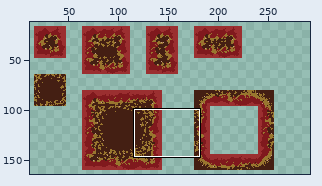
Pixel-art file, stored at assets/background/RussetGroveTilemap.aseprite. The picture above shows the old version from afar; the outline marks the close-up.
Close-up. Earlier state:
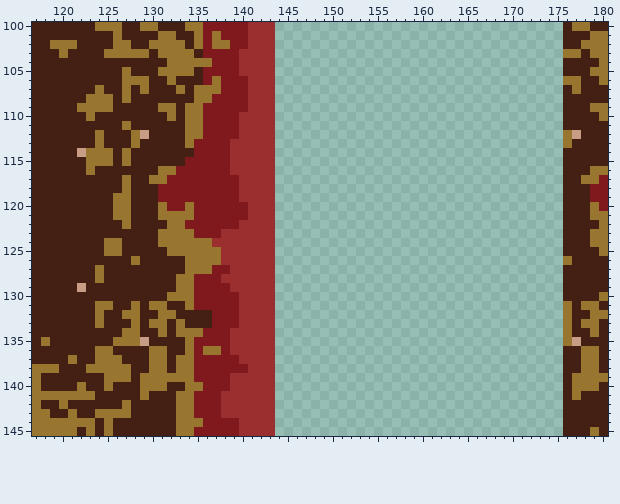
300x300 pixels, 1 frame. Shown: x 117..180, y 100..145. The wide view leaves out empty margins. The commit also changed other parts of the picture, which this record leaves out.
And afterwards:
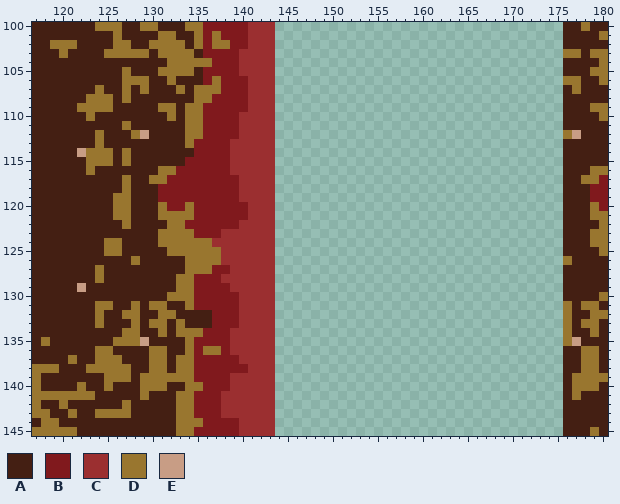
Palette (. is transparent): A #441f13  B #80191d  C #9b2f30  D #99762f  E #c89d85
From the commit log: tilemap + collison mask scene trigger
What changed:
Layer "Tilemap 1":
The edit turns colour D into colour A in row 100 at x 177; in row 101 at x 179; in row 102 at x 178 to 180; in row 113 at x 128 and 176; in row 144 at x 117, 120 to 123 and 125; in row 145 at x 123 and 125.
